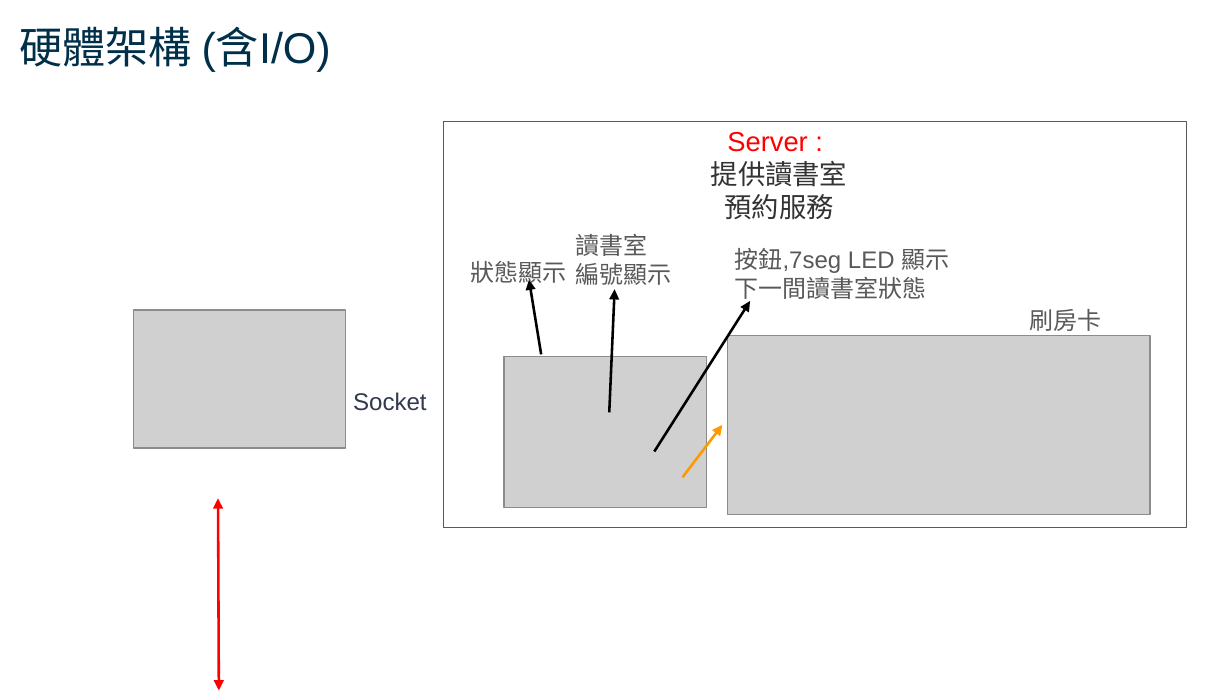
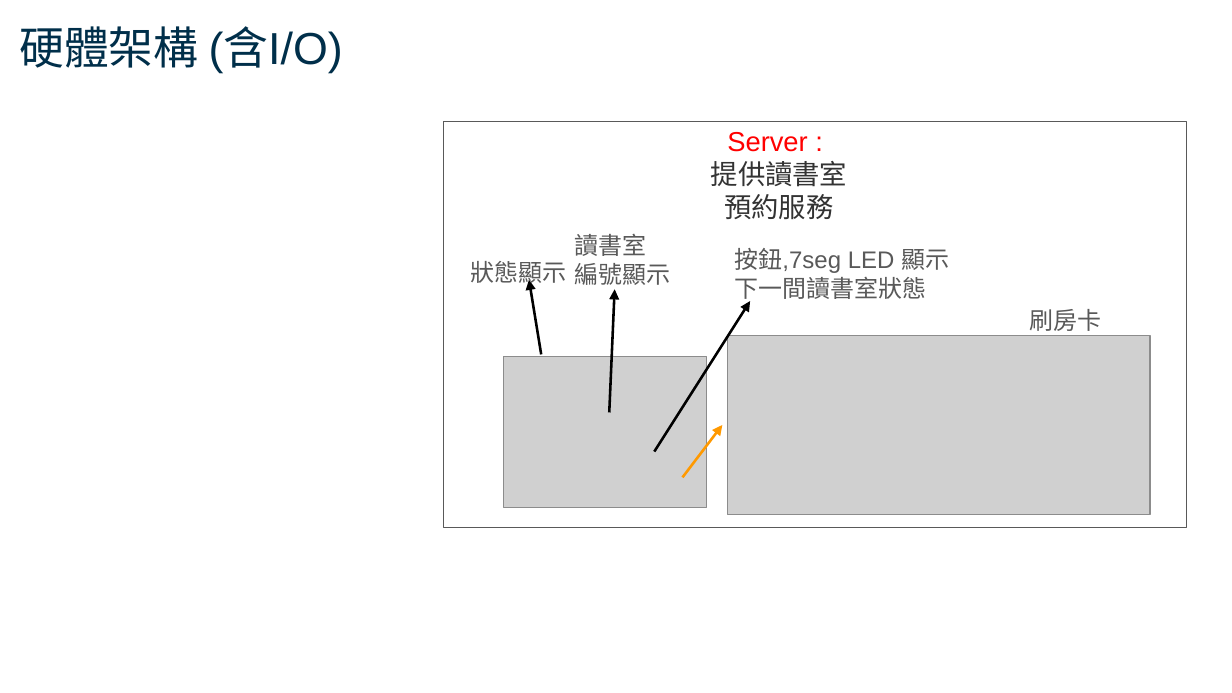
Before and after one commit to jaco267/EOS_2025, a slide deck: slide 7 of FP_design2_group7.pptx. Drawn at 1232x693 pixels with LibreOffice and Linux fonts; fonts in the diff are those of the drawing; grey boxes stand for pictures. Boxes give left, top, right and bottom in pixels: in the first picture for what was removed or moved away, otherwise in the second. Text is boxed around its words. In the diff, an @@ line names an element or a change of style, - is before the commit and + after.

```diff
--- a/FP_design2_group7.pptx
+++ b/FP_design2_group7.pptx
@@ title "硬體架構 (含I/O)" at (x1=19, y1=26, x2=343, y2=73): size 25.2 to 26.2 pt @@
@@ picture removed at (x1=133, y1=310, x2=345, y2=448) @@
@@ text removed at (x1=353, y1=392, x2=426, y2=411) @@
-Socket
@@ double arrow removed from (218, 499) to (219, 690) @@
```
Also in this commit, not shown: 20 other slides changed, 1 other file.
